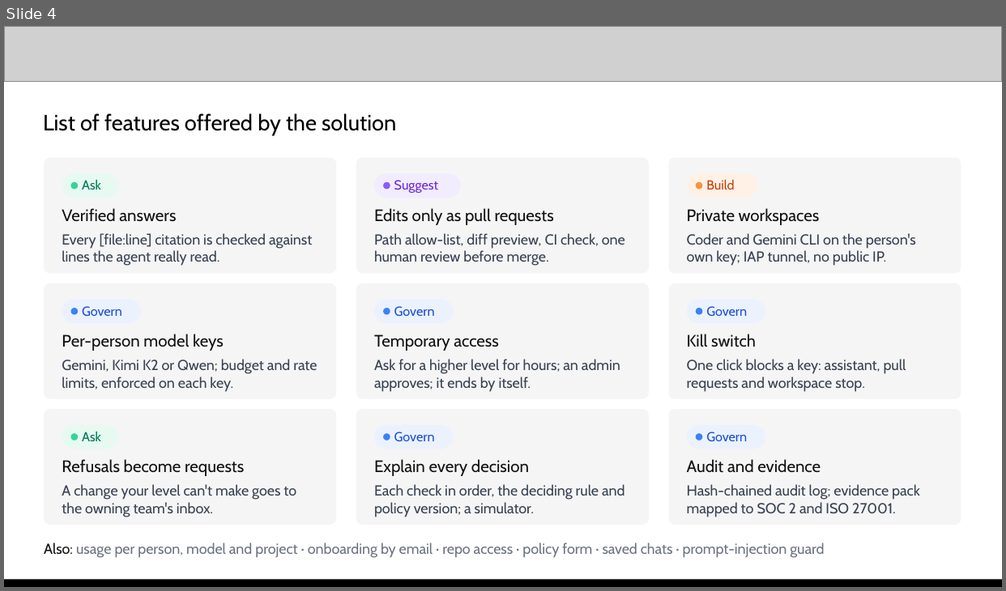
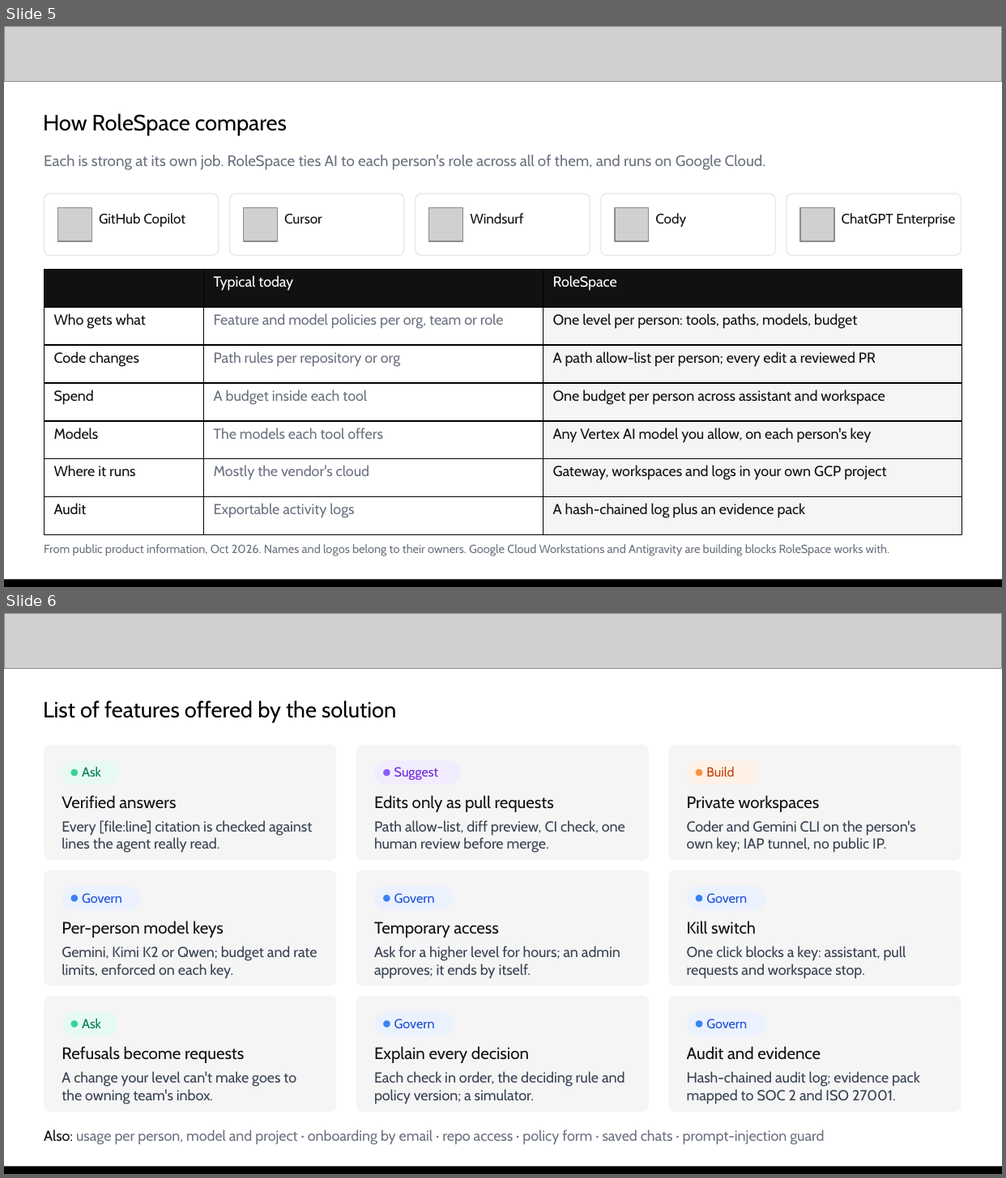
Before and after one commit to praveensaharan/RoleSpace, a slide deck: docs/deck/RoleSpace-AI-Builder-Cup-submission.pptx. Shown one above the other, each under a label of ours: slide 4 before the commit, slides 5 and 6 after it. The pictures are 1006x591 and 1006x1178 pixels, drawn with LibreOffice and Linux fonts; fonts in the diff are those of the drawing; grey boxes stand for pictures. Boxes give left, top, right and bottom in pixels: in the first picture for what was removed or moved away, otherwise in the second. Text is boxed around its words. In the diff, an @@ line names an element or a change of style, - is before the commit and + after.

Commit message:
[modify] submission docs: Google Cloud section, new diagrams and deck

```diff
--- a/docs/deck/RoleSpace-AI-Builder-Cup-submission.pptx
+++ b/docs/deck/RoleSpace-AI-Builder-Cup-submission.pptx
@@ slide 5 added at <box>4,26,1002,587</box>, background #FFFFFF @@
@@ picture added at <box>4,26,1002,81</box> @@
@@ text added at <box>43,113,287,135</box>, 16 pt, text #000000 @@
+How RoleSpace compares
@@ text added at <box>44,155,766,170</box>, 11 pt, text #6B7280 @@
+Each is strong at its own job. RoleSpace ties AI to each person's role across all of them, and runs on Google Cloud.
@@ rounded rectangle added at <box>44,194,219,255</box>, fill #FFFFFF, outline #E5E7EB 0.75 pt @@
@@ rounded rectangle added at <box>229,194,404,255</box>, fill #FFFFFF, outline #E5E7EB 0.75 pt @@
@@ rounded rectangle added at <box>415,194,590,255</box>, fill #FFFFFF, outline #E5E7EB 0.75 pt @@
@@ rounded rectangle added at <box>601,194,775,255</box>, fill #FFFFFF, outline #E5E7EB 0.75 pt @@
@@ rounded rectangle added at <box>786,194,961,255</box>, fill #FFFFFF, outline #E5E7EB 0.75 pt @@
@@ picture added at <box>58,207,91,241</box> @@
@@ text added at <box>99,213,185,227</box>, 10 pt, text #111111 @@
+GitHub Copilot
@@ picture added at <box>244,207,278,241</box> @@
@@ text added at <box>284,213,322,224</box>, 10 pt, text #111111 @@
+Cursor
@@ picture added at <box>429,207,463,241</box> @@
@@ text added at <box>470,213,523,224</box>, 10 pt, text #111111 @@
+Windsurf
@@ picture added at <box>615,207,649,241</box> @@
@@ text added at <box>655,213,686,227</box>, 10 pt, text #111111 @@
+Cody
@@ picture added at <box>800,207,834,241</box> @@
@@ text added at <box>842,213,955,227</box>, 10 pt, text #111111 @@
+ChatGPT Enterprise
@@ table added at <box>44,270,962,535</box>, 7 rows, 3 columns @@
+ | Typical today | RoleSpace
+Who gets what | Feature and model policies per org, team or role | One level per person: tools, paths, models, budget
+Code changes | Path rules per repository or org | A path allow-list per person; every edit a reviewed PR
+Spend | A budget inside each tool | One budget per person across assistant and workspace
+Models | The models each tool offers | Any Vertex AI model you allow, on each person's key
+Where it runs | Mostly the vendor's cloud | Gateway, workspaces and logs in your own GCP project
+Audit | Exportable activity logs | A hash-chained log plus an evidence pack
@@ text added at <box>44,544,889,557</box>, 8.5 pt, text #6B7280 @@
+From public product information, Oct 2026. Names and logos belong to their owners. Google Cloud Workstations and Antigravity are building blocks RoleSpace works with.
@@ picture added at <box>4,582,1002,587</box> @@
@@ rectangle added at <box>4,580,1002,587</box>, fill #000000 @@
@@ what was slide 4 is now slide 6 @@
```
Also in this commit, not shown: 9 slides changed, 1 other slide added, 13 other files.
